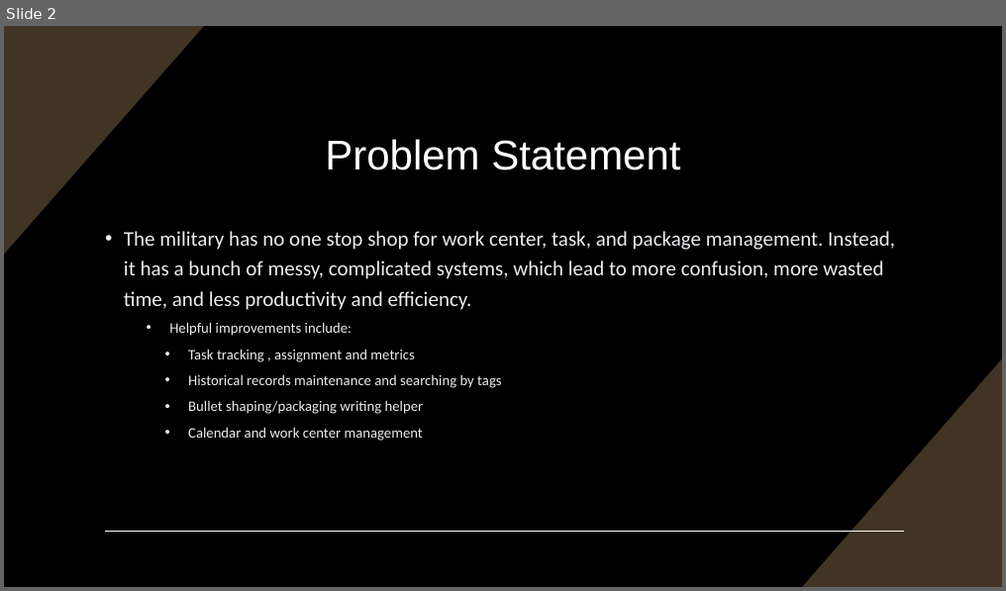
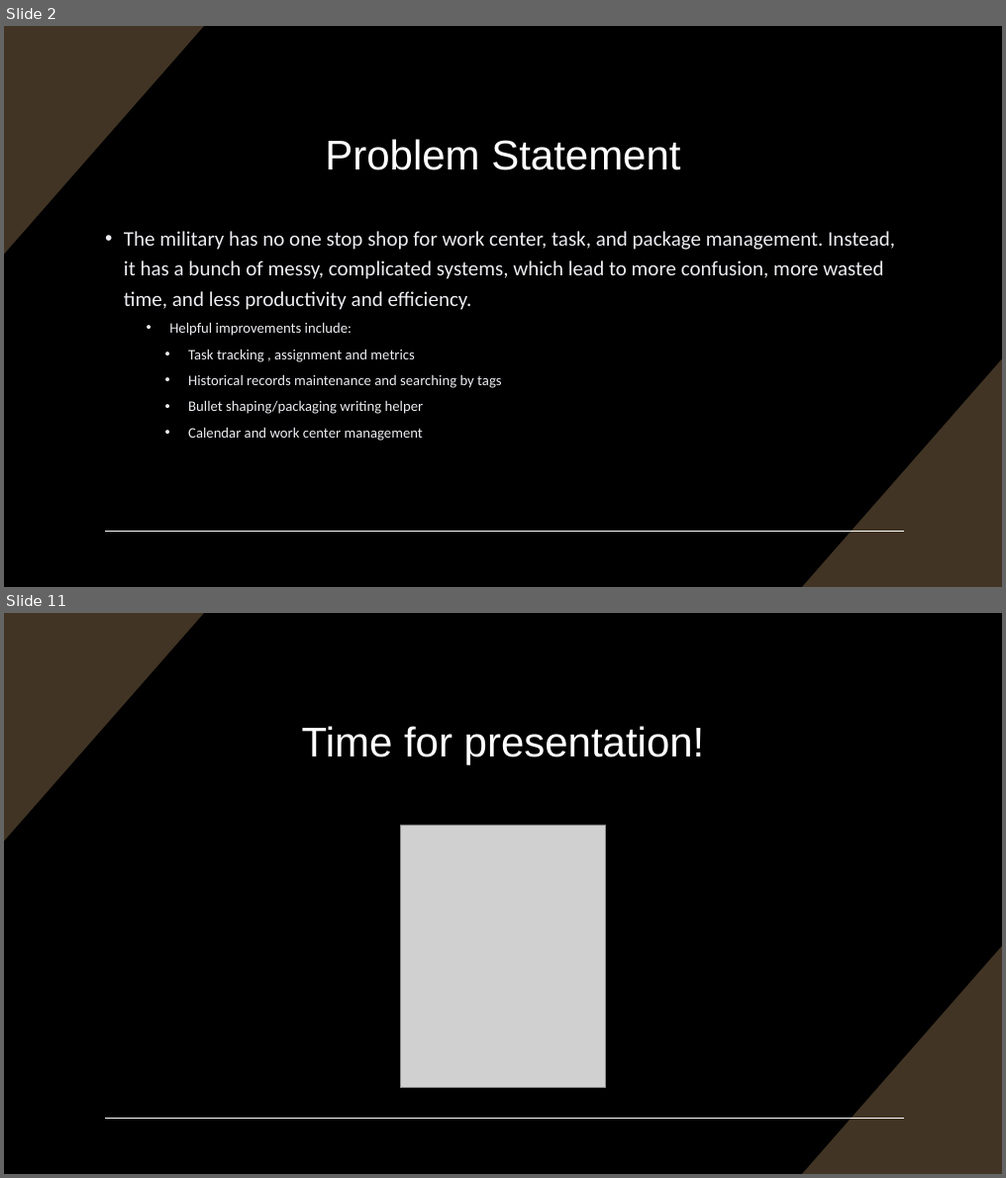
Before and after one commit to isaacmayard/sdi-blended-capstone, a slide deck: Group B Capstone.pptx. Shown one above the other, each under a label of ours: slide 2 before the commit, slides 2 and 11 after it; the slides between them are not shown. The pictures are 1006x591 and 1006x1178 pixels, drawn with LibreOffice and Linux fonts; fonts in the diff are those of the drawing; grey boxes stand for pictures. Boxes give left, top, right and bottom in pixels: in the first picture for what was removed or moved away, otherwise in the second. Text is boxed around its words. In the diff, an @@ line names an element or a change of style, - is before the commit and + after.

```diff
--- a/Group B Capstone.pptx
+++ b/Group B Capstone.pptx
@@ slide 11 added at [4,613,1002,1174], background #000000; not listed: 3 template elements that a slide beside it also shows @@
@@ title added at [302,726,705,764], 40 pt, text #FFFFFF @@
+Time for presentation!
@@ picture added at [401,825,606,1088] @@
```
Also in this commit, not shown: 8 other slides added, 4 other files.
